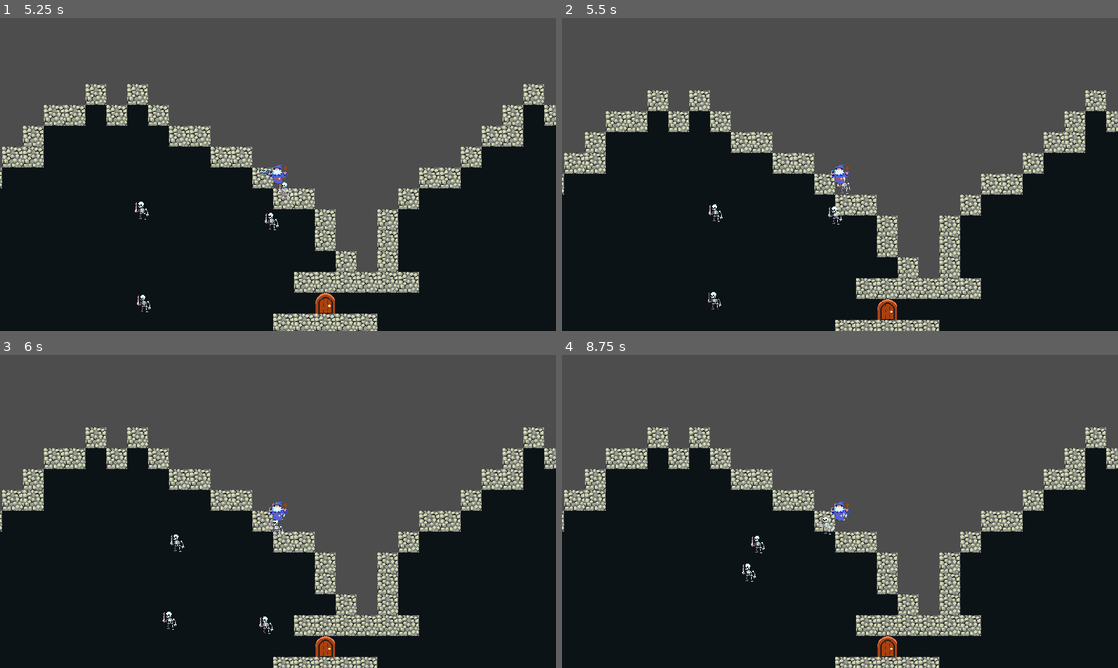
Above: before the commit, frames 1-4 (two rows, left to right).
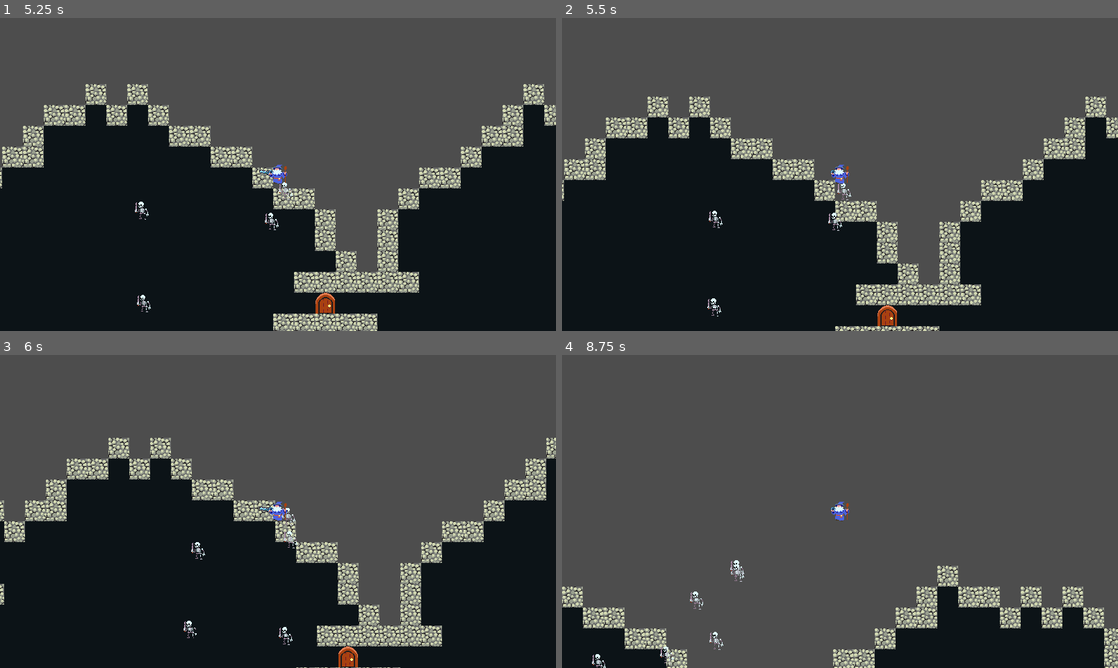
Above: after the commit, the same moments.

Repository: WizardsNStuff/Zealot-of-Wanderlust
Game: Godot game, scene res://Scenes/wizard_game.tscn
Same seed, same stepped clock (60 frames per second), same inputs: the game is played once before the commit and once after it.
Inputs:
- Up to frame 1 (5.25 s): click "Start game" at 0.5 s; tap Enter at 1.25 s; hold D (ui_right) 1.28-2.03 s; tap Space (attack) every 0.75 s from 1.35 to 5.1 s; hold S (ui_down) 2.03-2.78 s; hold D (ui_right) 2.78-3.53 s; hold W (ui_up) 3.53-4.28 s; hold A (ui_left) from 4.28 s (still down)
- Up to frame 2 (5.5 s): keep holding A (ui_left)
- Up to frame 3 (6 s): release A (ui_left) at 5.78 s; hold S (ui_down) from 5.78 s (still down); tap Space (attack) at 5.85 s
- Up to frame 4 (8.75 s): release S (ui_down) at 6.53 s; hold D (ui_right) 6.53-7.28 s; tap Space (attack) at 6.6, 7.35, 8.1 s; hold W (ui_up) 7.28-8.03 s; hold D (ui_right) from 8.03 s (still down)

Frame 1 is identical in both runs. In frame 2, 10% of the frame differs, in the area x 0-100%, y 23-100%; in frame 3, 17%; in frame 4, 49%.

Commit message:
fixed problem where enemy_1 was doing damage every physics frame

Diff:
--- a/zealot-of-wanderlust/Enemy Testing/enemy_1.gd
+++ b/zealot-of-wanderlust/Enemy Testing/enemy_1.gd
@@ -3,7 +3,6 @@
 
 var speed = 75
 var attack_range = 28
-# this variable is kinda useless but without it the main_damage_cooldown felt useless so
 var cooldown = 0
 # the file path for this will obv change once we get everything hooked up to MVC
 @export var player : ProcGenPlayer
@@ -21,7 +20,16 @@
 	if health <= 0:
 		queue_free()
 
+func startCooldown(delta: float) -> void:
+	if cooldown > 0:
+		cooldown -= delta
 
+func canEnemyHit() -> bool:
+	if cooldown <= 0:
+		cooldown = main_damage_cooldown
+		return true
+	else:
+		return false
 
 
 func _physics_process(delta: float) -> void:
@@ -31,13 +39,13 @@
 	var distance_to_player = position.distance_to(player.position)
 
 	# if enemy is close enough to the player then deal damage
-	if distance_to_player <= attack_range:
-		if cooldown <= 0:
+	#if distance_to_player <= attack_range:
+		#if cooldown <= 0:
 			#print("enemy is doing damage")
-			# deal damage to player code would go here
-			cooldown = main_damage_cooldown
-
-
-	# decrease the cooldown timer each frame
-	if cooldown > 0:
-		cooldown -= delta
+			## deal damage to player code would go here
+			#cooldown = main_damage_cooldown
+#
+	#
+	## decrease the cooldown timer each frame
+	#if cooldown > 0:
+		#cooldown -= delta
--- a/zealot-of-wanderlust/Scripts/controller.gd
+++ b/zealot-of-wanderlust/Scripts/controller.gd
@@ -838,6 +838,7 @@
 
 func player_take_damage(damage_amount : float) -> void:
 	player.health -= damage_amount
+	print("player health: " + str(player.health))
 	if player.health <= 0:
 		player.health = 0
 		game_over()
@@ -884,7 +885,10 @@
 				var collider_name = collider.name
 
 				if (collider is Enemy):
-					player_take_damage(collider.main_damage)
+					collider.startCooldown(delta)
+					#print("collider test: " + str(collider.cooldown))
+					if (collider.canEnemyHit() == true):
+						player_take_damage(collider.main_damage)
 
 				# check if the collision is with a door
 				if (collider_name.contains("Door")):
Not shown: 1 places in zealot-of-wanderlust/Proc Gen/proc_gen.tscn that only renumber resources
Not shown: 1 places in zealot-of-wanderlust/Scenes/level.tscn that only renumber resources
